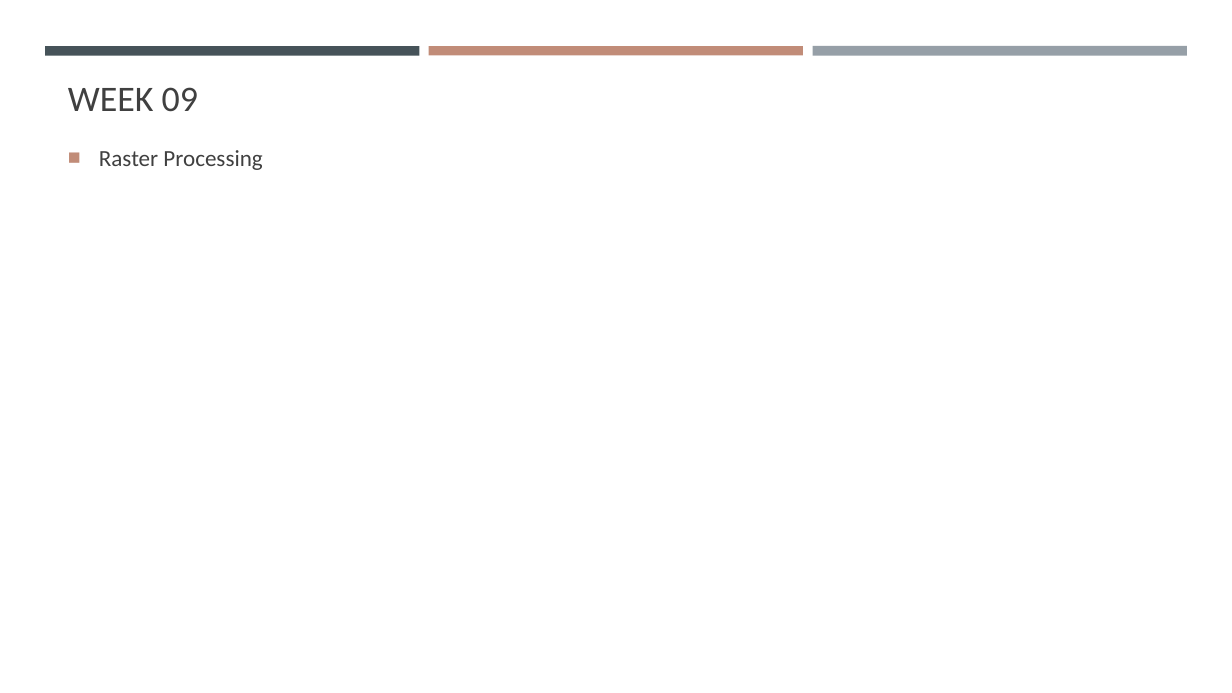
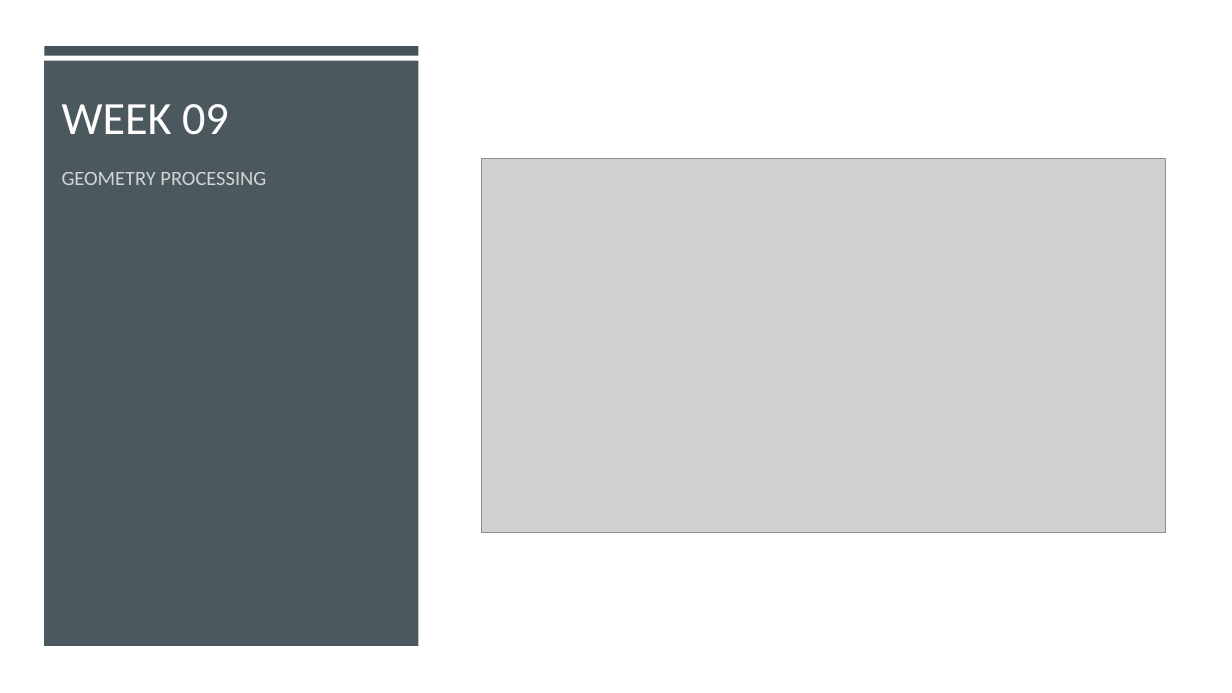
Before and after one commit to gisynw/ssj-376, a slide deck: slide 18 of docs/Lectures/Week01/Week01_Intro_Course.pptx (slide 16 before the commit). Drawn at 1232x693 pixels with LibreOffice and Linux fonts; fonts in the diff are those of the drawing; grey boxes stand for pictures. Boxes give left, top, right and bottom in pixels: in the first picture for what was removed or moved away, otherwise in the second. Text is boxed around its words. In the diff, an @@ line names an element or a change of style, - is before the commit and + after.

Commit message:
update week01

```diff
--- a/docs/Lectures/Week01/Week01_Intro_Course.pptx
+++ b/docs/Lectures/Week01/Week01_Intro_Course.pptx
@@ rectangle added at (x1=0, y1=0, x2=1232, y2=693), fill #FFFFFF @@
@@ title "WEEK 09" moved from (x1=68, y1=87, x2=198, y2=112) to (x1=62, y1=104, x2=229, y2=135) @@
@@ title "WEEK 09" at (x1=62, y1=104, x2=229, y2=135): size 28 to 36 pt, text colour #404040 to #FFFFFF @@
@@ rectangle removed at (x1=429, y1=46, x2=803, y2=55) @@
@@ rectangle removed at (x1=812, y1=46, x2=1187, y2=56) @@
@@ rectangle added at (x1=44, y1=61, x2=419, y2=646), fill #465359 at 97% opacity @@
@@ text added at (x1=62, y1=172, x2=266, y2=185), 16 pt, text #FFFFFF at 75% opacity @@
+GEOMETRY PROCESSING
@@ text removed at (x1=99, y1=150, x2=262, y2=170) @@
-■ Raster Processing
@@ picture added at (x1=482, y1=158, x2=1165, y2=532) @@
```
Also in this commit, not shown: 8 other slides changed, 7 slides added, 7 slides removed, 5 other files.
